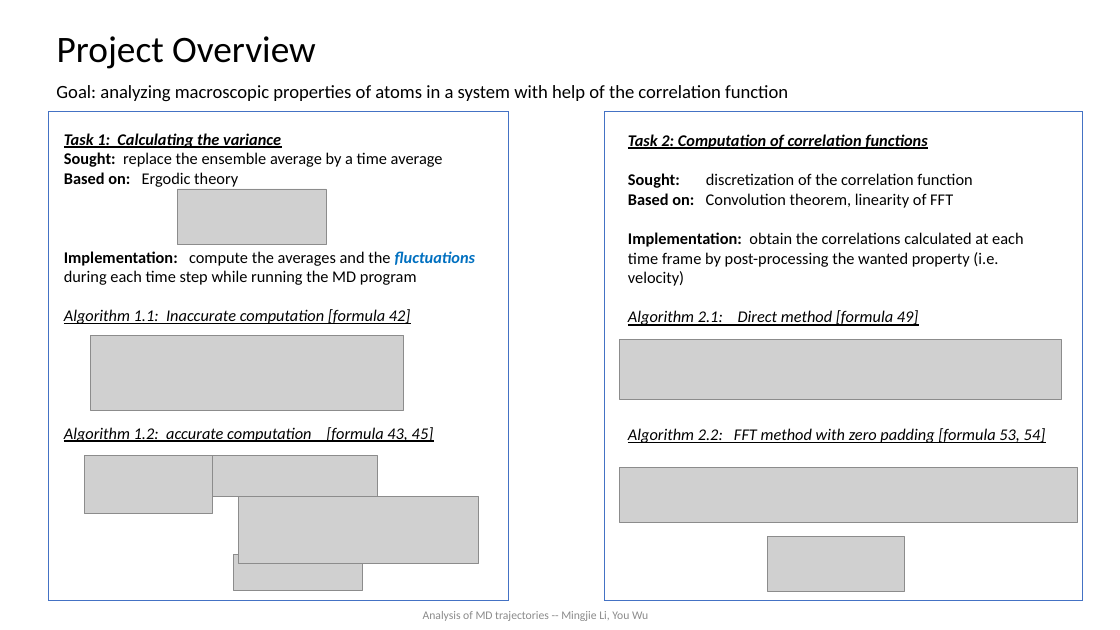
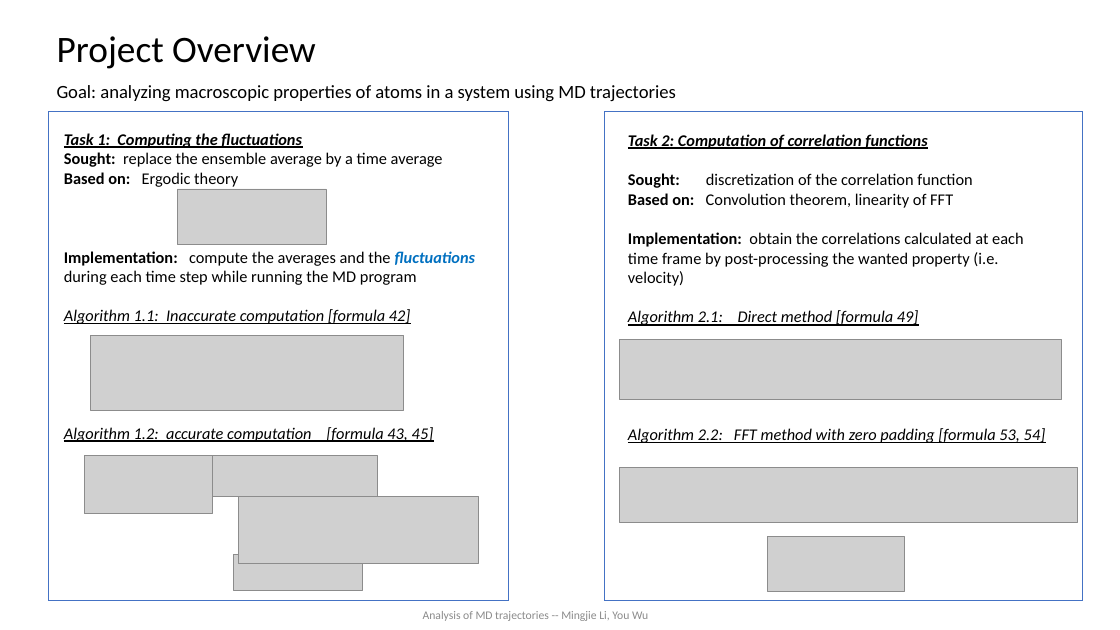
Before and after one commit to youwuyou/Analysis-of-MD-trajectories, a slide deck: slide 1 of results/presentation/SPCS_Project.pptx. Drawn at 1120x630 pixels with LibreOffice and Linux fonts; fonts in the diff are those of the drawing; grey boxes stand for pictures. Boxes give left, top, right and bottom in pixels: in the first picture for what was removed or moved away, otherwise in the second. Text is boxed around its words. In the diff, an @@ line names an element or a change of style, - is before the commit and + after.

Commit message:
updated the ppt

```diff
--- a/results/presentation/SPCS_Project.pptx
+++ b/results/presentation/SPCS_Project.pptx
@@ text at bbox=[57, 85, 676, 102]: text changed @@
-Goal: analyzing macroscopic properties of atoms in a system with help of the correlation function
+Goal: analyzing macroscopic properties of atoms in a system using MD trajectories
@@ text at bbox=[64, 133, 302, 148]: text changed @@
-Task 1: Calculating the variance
+Task 1: Computing the fluctuations
```
Also in this commit, not shown: 1 other slide changed, 1 other file.
